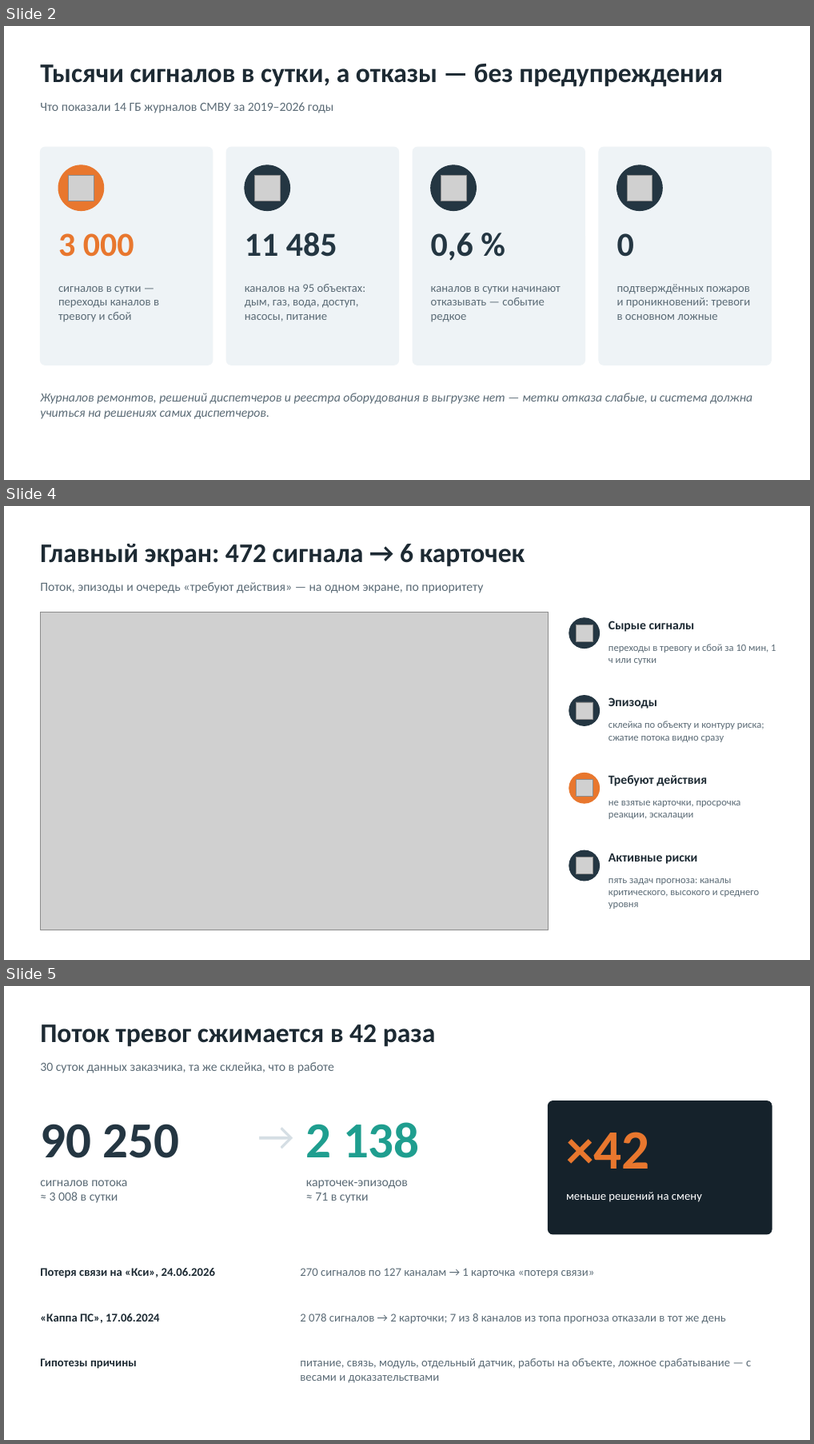
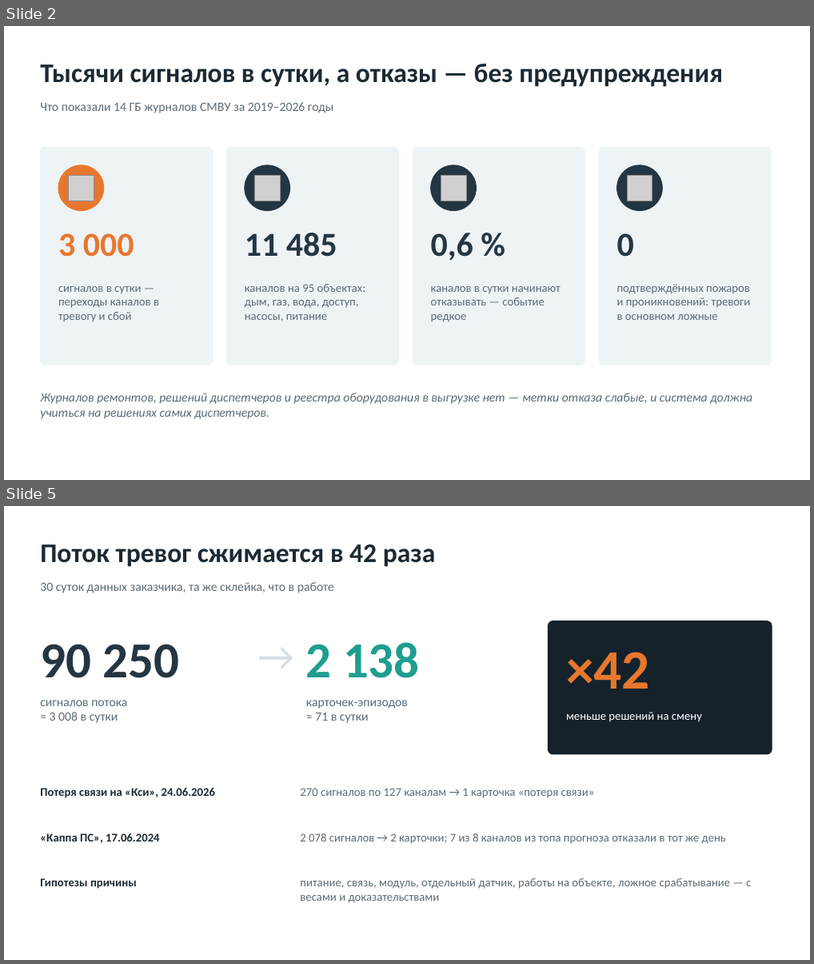
Before and after one commit to Microgit-dev/collector_incident_forecast, a slide deck: docs/delivery/out/Презентация.pptx. Shown one above the other, each under a label of ours: slides 2, 4 and 5 before the commit, slides 2 and 5 after it; the slides between them are not shown. The pictures are 814x1444 and 814x964 pixels, drawn with LibreOffice and Linux fonts; fonts in the diff are those of the drawing; grey boxes stand for pictures. Boxes give left, top, right and bottom in pixels: in the first picture for what was removed or moved away, otherwise in the second. Text is boxed around its words. In the diff, an @@ line names an element or a change of style, - is before the commit and + after.

```diff
--- a/docs/delivery/out/Презентация.pptx
+++ b/docs/delivery/out/Презентация.pptx
@@ slide 4 removed at <box>4,506,810,960</box>, background #FFFFFF @@
@@ text removed at <box>40,544,526,567</box> @@
-Главный экран: 472 сигнала → 6 карточек
@@ text removed at <box>40,582,483,593</box> @@
-Поток, эпизоды и очередь «требуют действия» — на одном экране, по приоритету
@@ picture removed at <box>40,612,549,929</box> @@
@@ ellipse removed at <box>570,618,600,648</box> @@
@@ picture removed at <box>576,624,594,641</box> @@
@@ text removed at <box>609,620,695,632</box> @@
-Сырые сигналы
@@ text removed at <box>609,644,776,664</box> @@
-переходы в тревогу и сбой за 10 мин, 1 ч или сутки
@@ ellipse removed at <box>570,696,600,725</box> @@
@@ text removed at <box>609,697,658,708</box> @@
-Эпизоды
@@ picture removed at <box>576,702,594,719</box> @@
@@ text removed at <box>609,720,765,742</box> @@
-склейка по объекту и контуру риска; сжатие потока видно сразу
@@ ellipse removed at <box>570,772,600,803</box> @@
@@ picture removed at <box>576,780,594,796</box> @@
@@ text removed at <box>609,775,707,786</box> @@
-Требуют действия
@@ text removed at <box>609,800,742,819</box> @@
-не взятые карточки, просрочка реакции, эскалации
@@ ellipse removed at <box>570,850,600,880</box> @@
@@ picture removed at <box>576,857,594,874</box> @@
@@ text removed at <box>609,852,698,864</box> @@
-Активные риски
@@ text removed at <box>609,878,759,908</box> @@
-пять задач прогноза: каналы критического, высокого и среднего уровня
```
Also in this commit, not shown: 10 slides changed, 5 slides added, 1 other slide removed, 16 other files.
